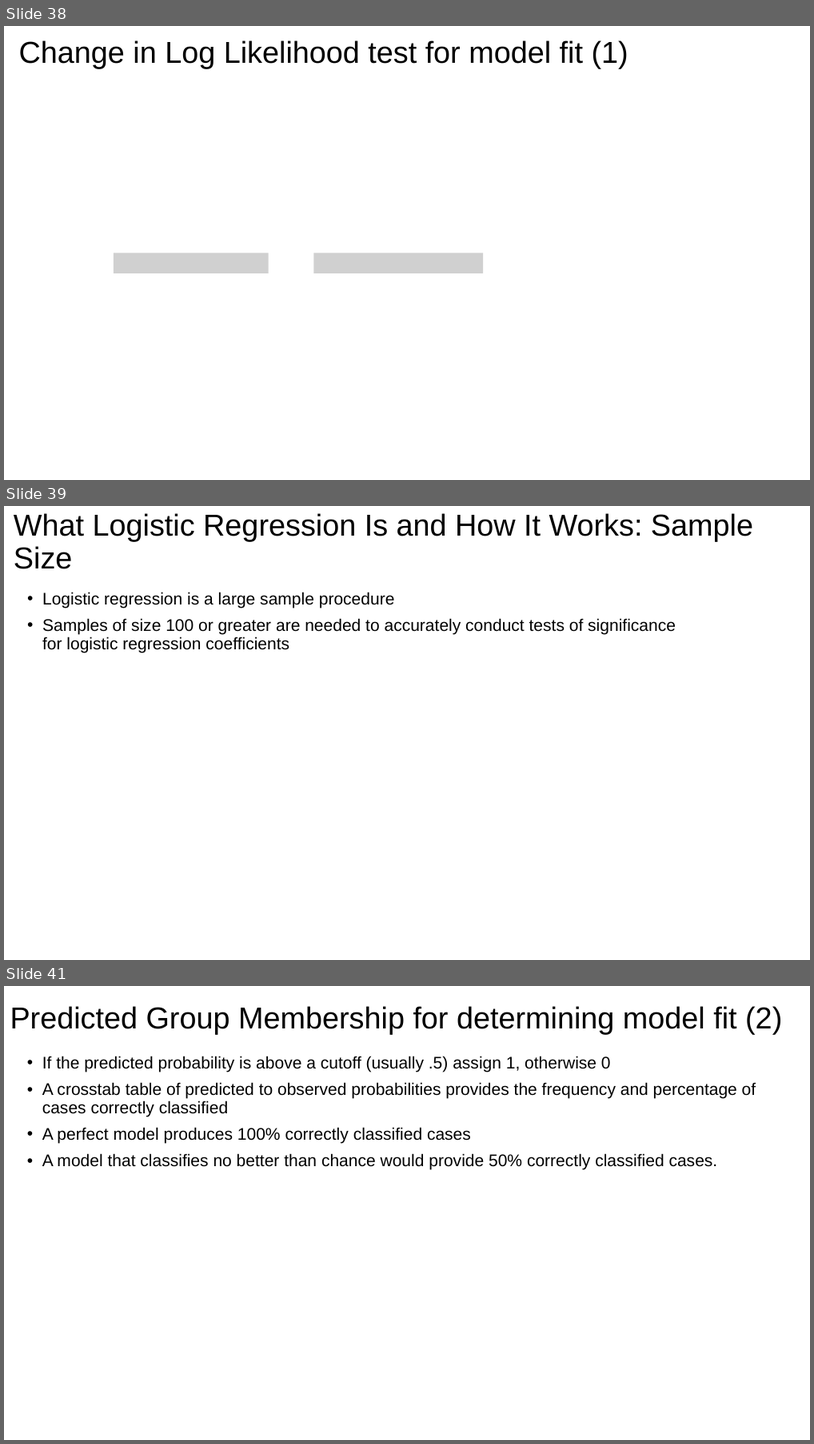
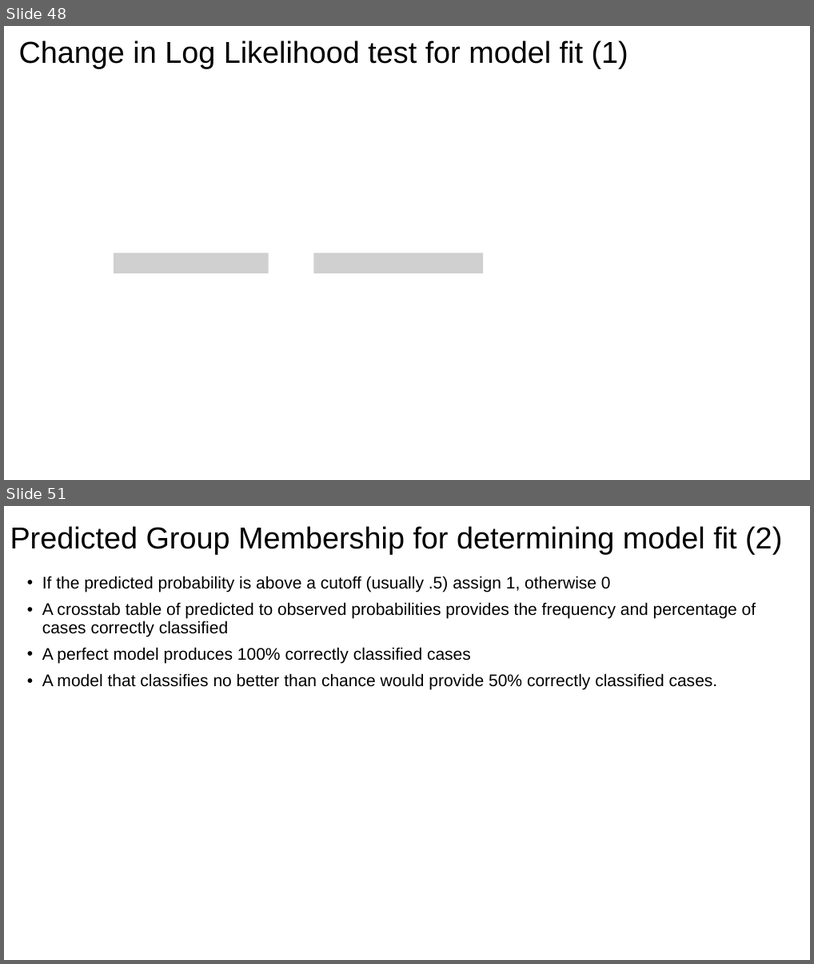
Before and after one commit to issues-osu/statsii-spring2026, a slide deck: slides/logistic/logistic_regression-lecture.pptx. Shown one above the other, each under a label of ours: slides 38, 39 and 41 before the commit, slides 48 and 51 after it; the slides between them are not shown. The pictures are 814x1444 and 814x964 pixels, drawn with LibreOffice and Linux fonts; fonts in the diff are those of the drawing; grey boxes stand for pictures. Boxes give left, top, right and bottom in pixels: in the first picture for what was removed or moved away, otherwise in the second. Text is boxed around its words. In the diff, an @@ line names an element or a change of style, - is before the commit and + after.

```diff
--- a/slides/logistic/logistic_regression-lecture.pptx
+++ b/slides/logistic/logistic_regression-lecture.pptx
@@ slide 39 removed at [4,506,810,960], background #FFFFFF @@
@@ title removed at [14,513,754,569] @@
-What Logistic Regression Is and How It Works: Sample Size
@@ text removed at [42,592,676,652] @@
-• Logistic regression is a large sample procedure
-• Samples of size 100 or greater are needed to accurately conduct tests of significance for logistic regression coefficients
@@ what was slide 38 is now slide 48 @@
@@ what was slide 41 is now slide 51 @@
```
Also in this commit, not shown: 17 slides changed, 7 slides added, 3 other slides removed, 4 other files.
